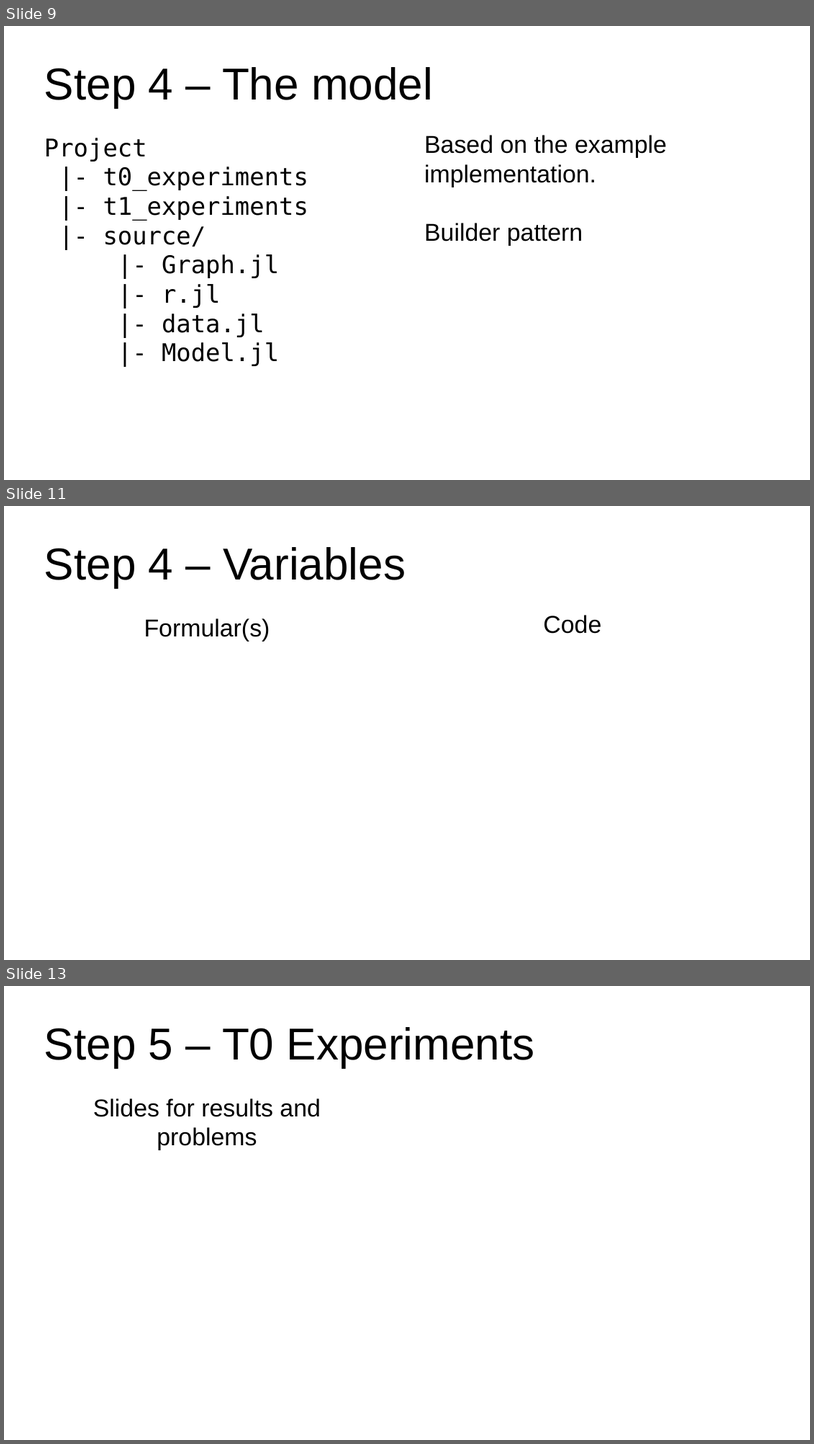
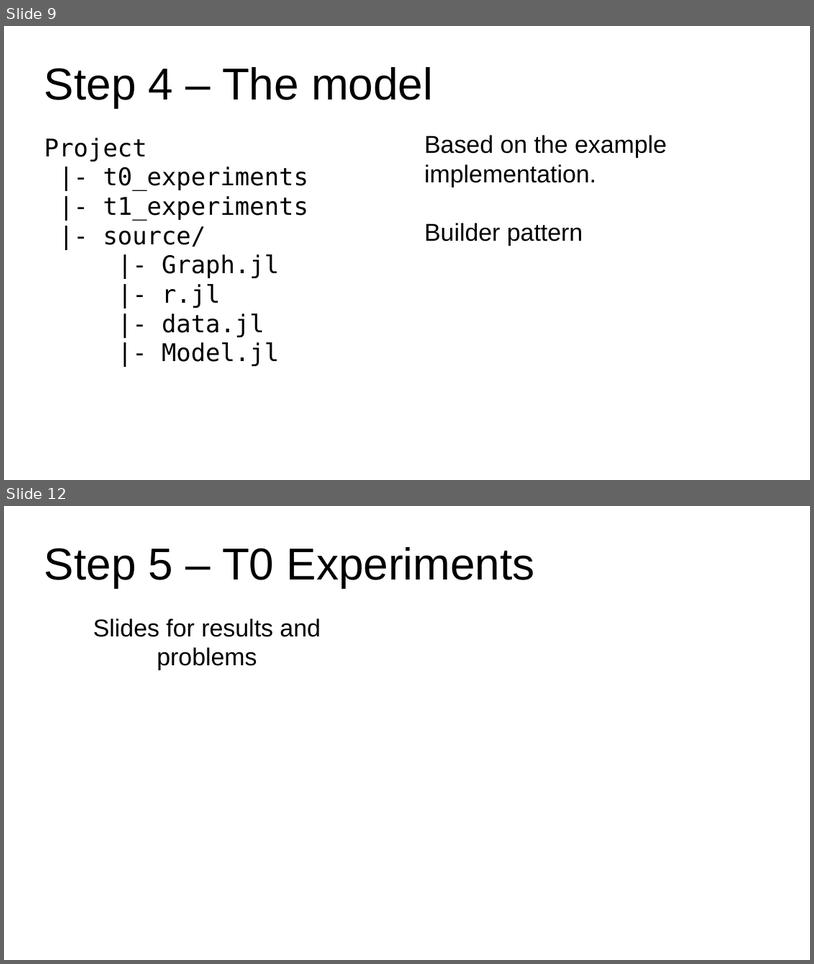
Before and after one commit to BytebenderCoco/kapt_orange_challenge, a slide deck: presentation/sketch.odp. Shown one above the other, each under a label of ours: slides 9, 11 and 13 before the commit, slides 9 and 12 after it; the slides between them are not shown. The pictures are 814x1444 and 814x964 pixels, drawn with LibreOffice and Linux fonts; fonts in the diff are those of the drawing. Boxes give left, top, right and bottom in pixels: in the first picture for what was removed or moved away, otherwise in the second. Text is boxed around its words. In the diff, an @@ line names an element or a change of style, - is before the commit and + after.

Commit message:
update presentation

```diff
--- a/presentation/sketch.odp
+++ b/presentation/sketch.odp
@@ slide 11 removed at (4, 506, 810, 960), background #FFFFFF @@
@@ title removed at (44, 547, 406, 587) @@
-Step 4 – Variables
@@ subtitle removed at (144, 618, 270, 641) @@
-Formular(s)
@@ text removed at (543, 615, 602, 633) @@
-Code
@@ what was slide 13 is now slide 12 @@
```
Also in this commit, not shown: 3 slides changed.
